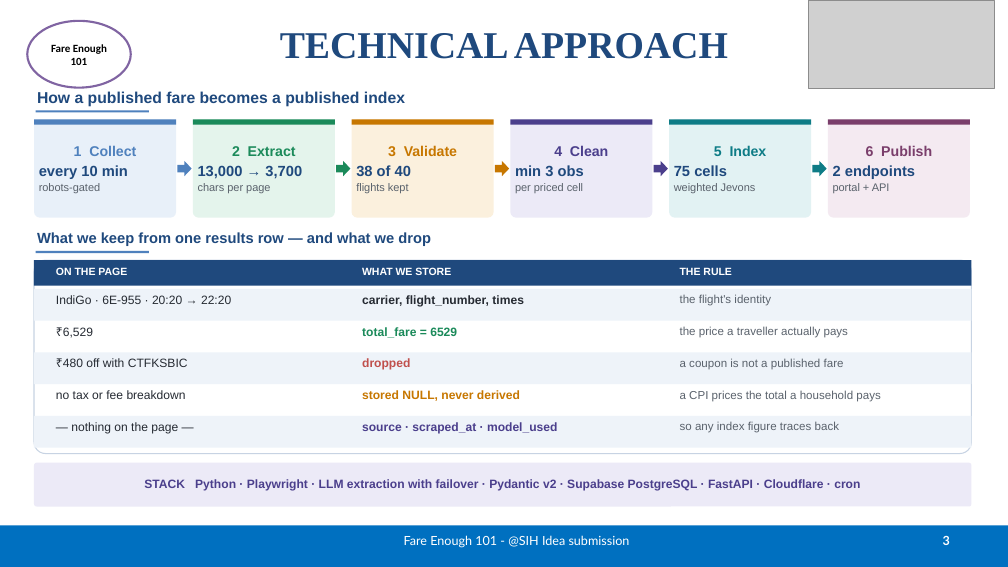
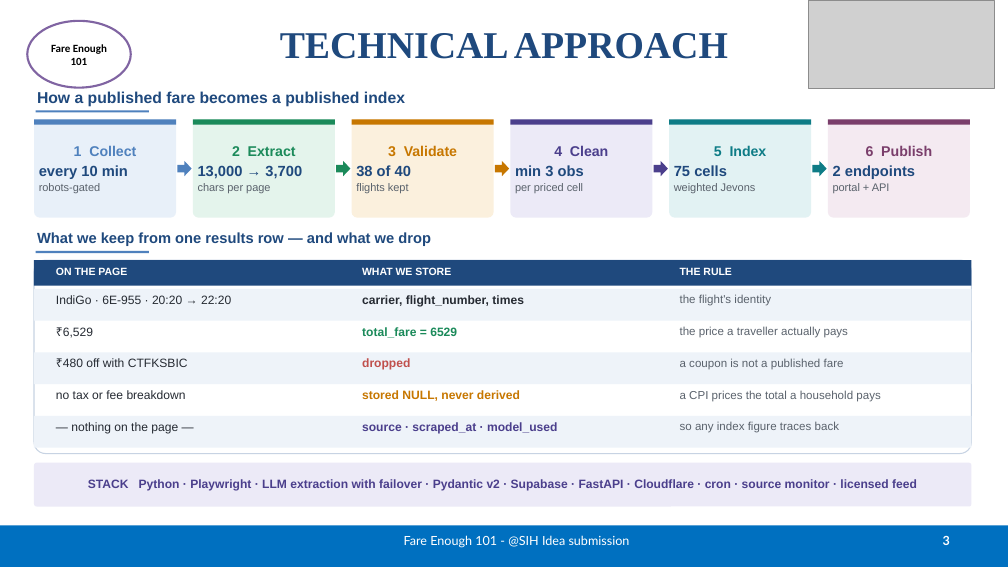
Before and after one commit to BradCage-afk/sih-2026-airfare-index, a slide deck: slide 3 of SIH26056-Idea-Presentation.pptx. Drawn at 1008x567 pixels with LibreOffice and Linux fonts; fonts in the diff are those of the drawing; grey boxes stand for pictures. Boxes give left, top, right and bottom in pixels: in the first picture for what was removed or moved away, otherwise in the second. Text is boxed around its words. In the diff, an @@ line names an element or a change of style, - is before the commit and + after.

```diff
--- a/SIH26056-Idea-Presentation.pptx
+++ b/SIH26056-Idea-Presentation.pptx
@@ text in rounded rectangle at [88, 479, 917, 491]: text changed @@
-STACK Python · Playwright · LLM extraction with failover · Pydantic v2 · Supabase PostgreSQL · FastAPI · Cloudflare · cron
+STACK Python · Playwright · LLM extraction with failover · Pydantic v2 · Supabase · FastAPI · Cloudflare · cron · source monitor · licensed feed
```
Also in this commit, not shown: 2 other slides changed, 3 other files.
